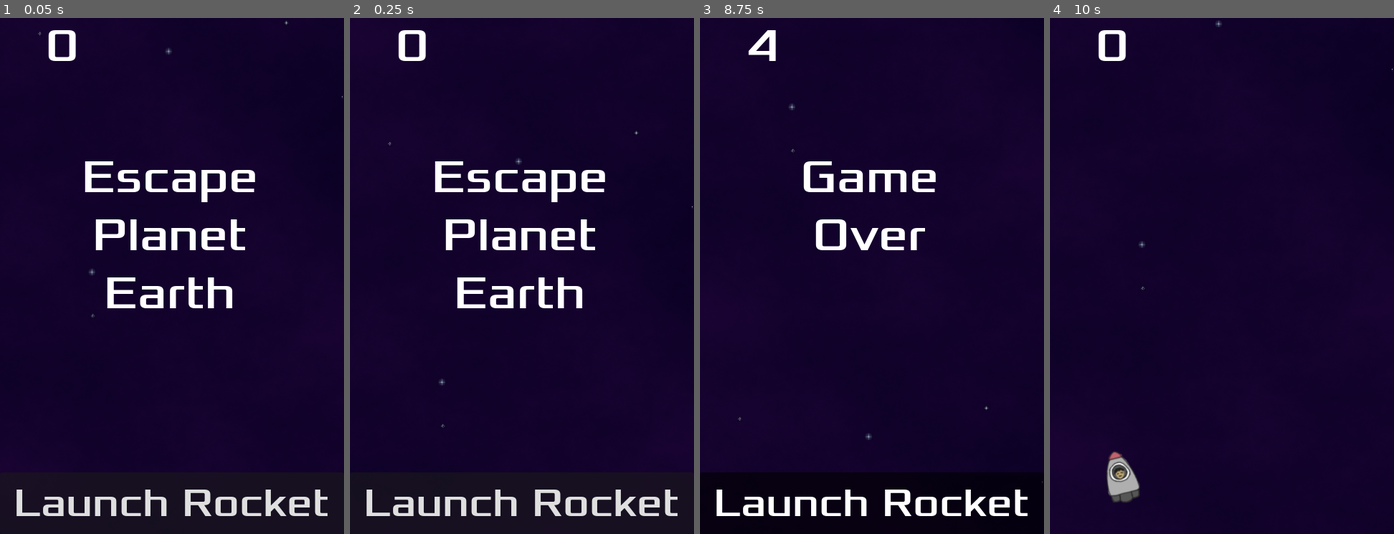
Above: before the commit, frames 1-4 (left to right).
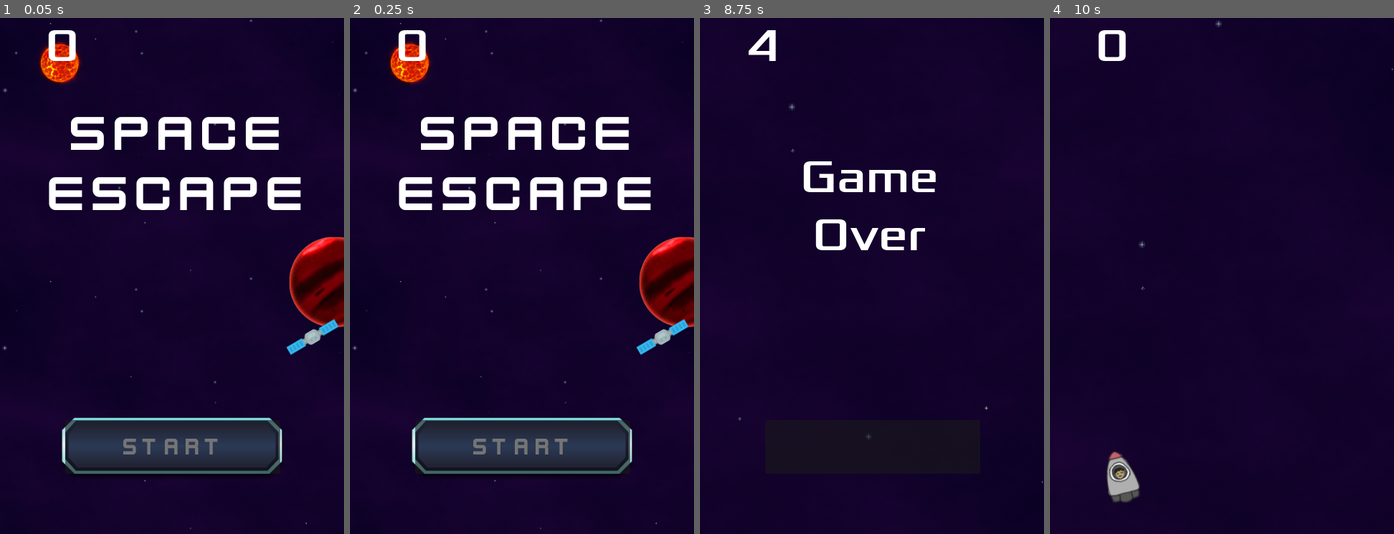
Above: after the commit, the same moments.

Repository: siddydutta/DYHTG-2024-SpaceEscape
Game: Godot game, scene res://main.tscn
Two runs of this game, one before a commit and one after it. Both use one fixed random seed, a clock stepped at 60 frames per second and the inputs below.
Inputs (mouse positions are in pixels of both pictures, inside the frame that each line leads up to; where the layout moved, square brackets give the same spot in the first picture):
- Up to frame 1 (0.05 s): no input
- Up to frame 2 (0.25 s): no input
- Up to frame 3 (8.75 s): click (872, 446) [872, 503] at 0.5 s; hold Right (move_right) 1.28-2.03 s; hold Left (move_left) 2.03-2.78 s; hold Right (move_right) 2.78-4.28 s; hold Left (move_left) 4.28-6.53 s; hold Right (move_right) from 6.53 s (still down)
- Up to frame 4 (10 s): release Right (move_right) at 8.75 s; click (1222, 446) [1222, 503] at 8.75 s; hold Left (move_left) from 9.53 s (still down)

The runs differ from the first frame. In frame 1, 19% of the frame differs, in the area x 0-100%, y 0-100%; in frame 2, 19%; in frame 3, 9.5%; in frame 4, nothing differs.

Commit message:
Added new title background (#8)
Co-authored-by: jmagrad <johnmagradey@gmail.com>

Diff:
--- a/hud.gd
+++ b/hud.gd
@@ -18,6 +18,7 @@
 func _on_start_button_pressed():
 	$StartButton.hide()
 	$Message.hide()
+	$StartScreen.hide()
 	start_game.emit()
 
 func _on_message_timer_timeout():
--- a/hud.tscn
+++ b/hud.tscn
@@ -1,10 +1,16 @@
-[gd_scene load_steps=3 format=3 uid="uid://degj6m0gu6v8h"]
+[gd_scene load_steps=4 format=3 uid="uid://degj6m0gu6v8h"]
 
 [ext_resource type="Script" path="res://hud.gd" id="1_3qoct"]
 [ext_resource type="FontFile" uid="uid://k8d0jlop2ihp" path="res://fonts/Xolonium-Regular.ttf" id="1_58que"]
+[ext_resource type="Texture2D" uid="uid://xbhktjvurf7d" path="res://GUI backgrounds/Title.png" id="2_d4eld"]
 
 [node name="HUD" type="CanvasLayer"]
 script = ExtResource("1_3qoct")
+
+[node name="StartScreen" type="TextureRect" parent="."]
+offset_right = 40.0
+offset_bottom = 40.0
+texture = ExtResource("2_d4eld")
 
 [node name="ScoreLabel" type="Label" parent="."]
 offset_left = 64.0
@@ -21,9 +27,6 @@
 offset_bottom = 423.0
 theme_override_fonts/font = ExtResource("1_58que")
 theme_override_font_sizes/font_size = 64
-text = "Escape
-Planet
-Earth"
 horizontal_alignment = 1
 autowrap_mode = 2
 
@@ -33,15 +36,14 @@
 anchor_top = 1.0
 anchor_right = 0.5
 anchor_bottom = 1.0
-offset_left = -240.0
-offset_top = -86.0
-offset_right = 240.0
+offset_left = -149.0
+offset_top = -159.0
+offset_right = 151.0
+offset_bottom = -84.0
 grow_horizontal = 2
 grow_vertical = 0
 theme_override_fonts/font = ExtResource("1_58que")
 theme_override_font_sizes/font_size = 56
-toggle_mode = true
-text = "Launch Rocket"
 
 [node name="MessageTimer" type="Timer" parent="."]
 wait_time = 2.0
Binary file changed: GUI backgrounds/Title.png
